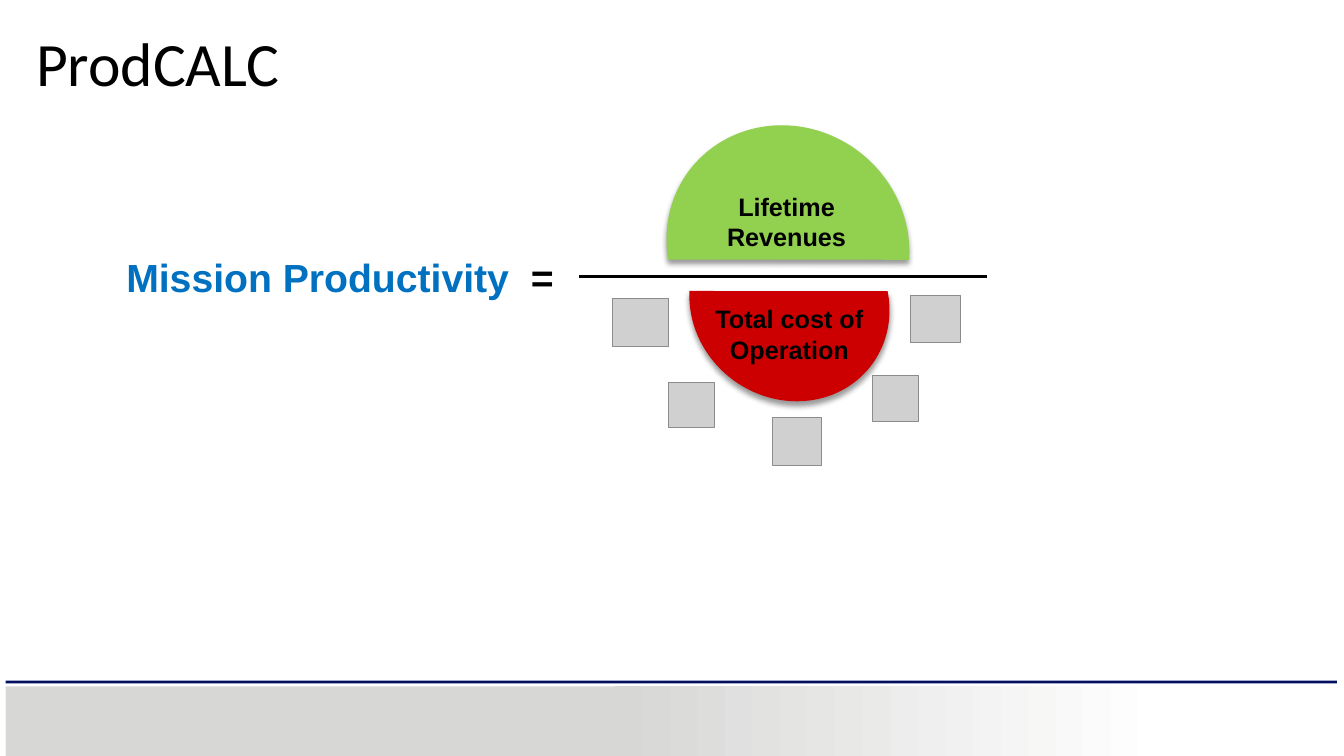
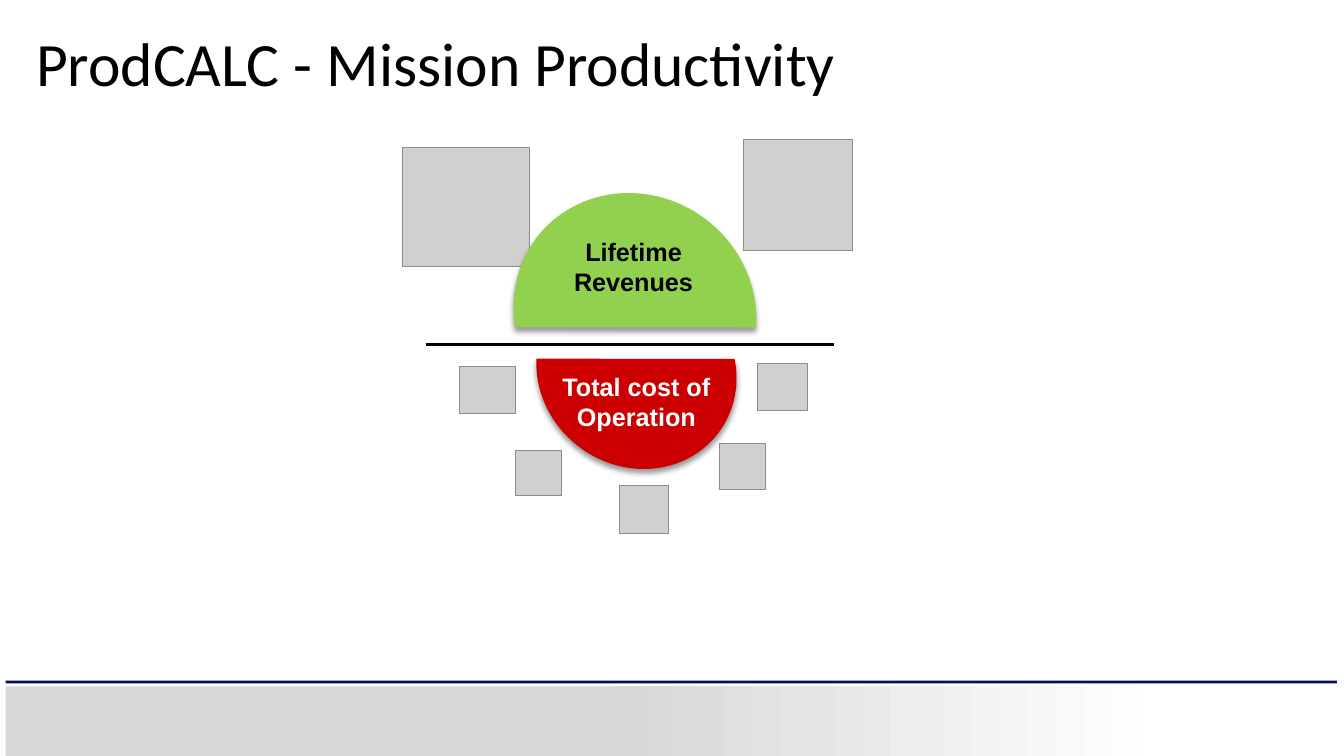
Before and after one commit to carthikvenkataraman/MasterThesis, a slide deck: slide 17 of ThesisReport/MasterThesisPresentation/MasterThesis-OptimisationOfDistributedPropulsionInLongHeavyVehicleCombinations.pptx (slide 16 before the commit). Drawn at 1344x756 pixels with LibreOffice and Linux fonts; fonts in the diff are those of the drawing; grey boxes stand for pictures; background and template pictures are left out. Boxes give left, top, right and bottom in pixels: in the first picture for what was removed or moved away, otherwise in the second. Text is boxed around its words. In the diff, an @@ line names an element or a change of style, - is before the commit and + after.

Commit message:
Presentation till ProdOpt

```diff
--- a/ThesisReport/MasterThesisPresentation/MasterThesis-OptimisationOfDistributedPropulsionInLongHeavyVehicleCombinations.pptx
+++ b/ThesisReport/MasterThesisPresentation/MasterThesis-OptimisationOfDistributedPropulsionInLongHeavyVehicleCombinations.pptx
@@ text at (36,43,834,96): text changed @@
-ProdCALC
+ProdCALC - Mission Productivity
@@ picture added at (402,148,529,267) @@
@@ picture added at (744,140,853,251) @@
@@ text "Lifetime Revenues": place and size @@
-text "Lifetime Revenues" at (727,197,846,247)
+text "Lifetime Revenues" at (574,242,693,292)
@@ text removed at (126,263,509,300) @@
-Mission Productivity =
@@ 3 pictures, 2 chord (boxed as its full ellipse)s, 1 text, 1 line: place and size @@
-3 pictures, 2 chord (boxed as its full ellipse)s, 1 text, 1 line at (579,76,987,441)
+3 pictures, 2 chord (boxed as its full ellipse)s, 1 text, 1 line at (426,145,835,509)
@@ text "Total cost of Operation" at (562,377,710,432): text colour #000000 to #FFFFFF @@
@@ picture: place and size @@
-picture at (872,376,919,422)
+picture at (720,444,766,490)
@@ picture: place and size @@
-picture at (772,417,822,466)
+picture at (620,485,669,533)
```
Also in this commit, not shown: 5 other slides changed, 14 slides added, 12 other files.
